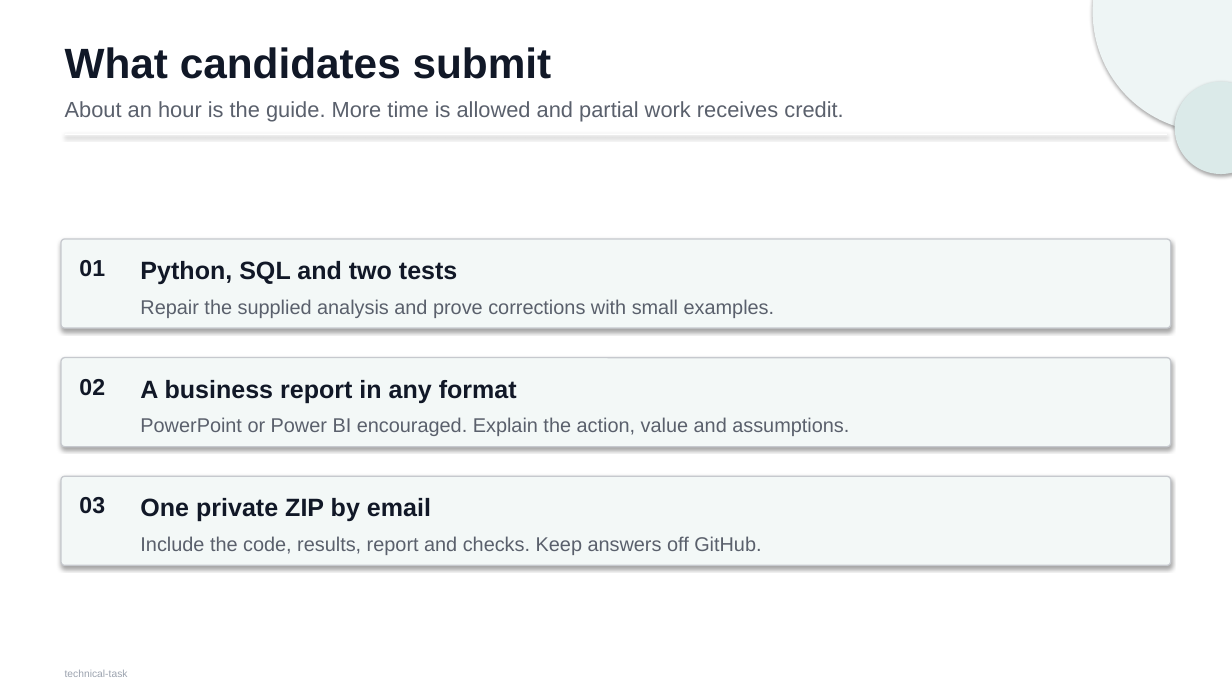
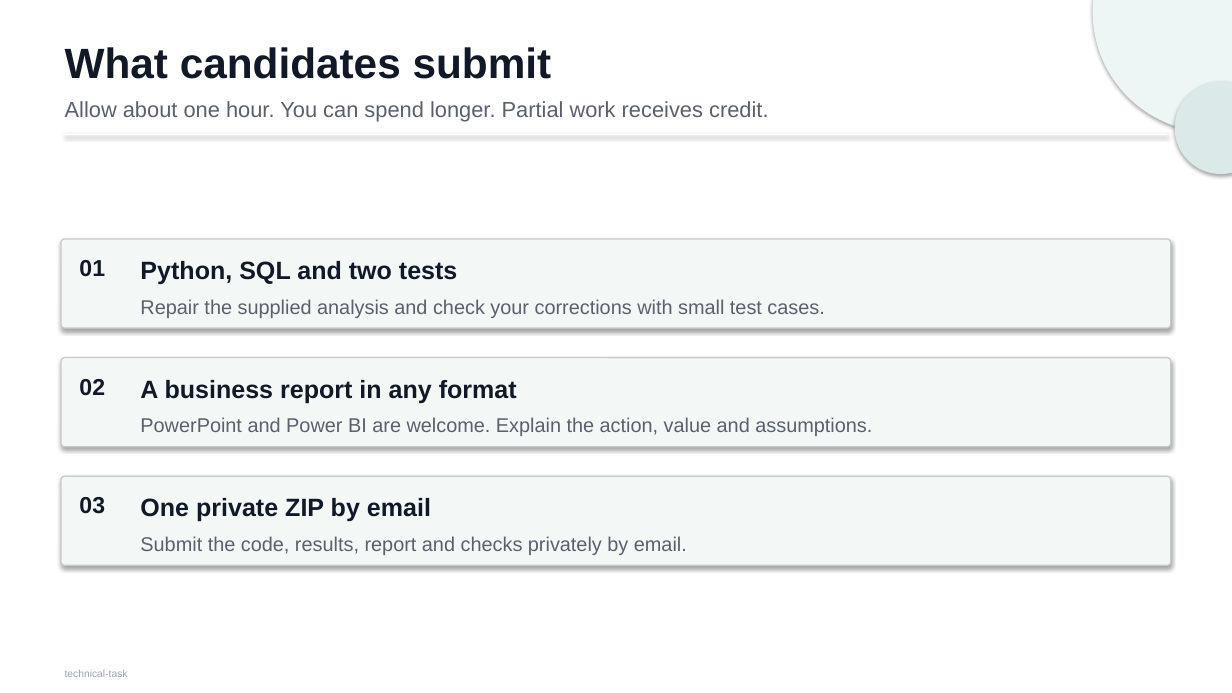
Before and after one commit to Jasonada13/ai-solutions-intern-task, a slide deck: slide 3 of docs/technical-task.pptx. Drawn at 1232x693 pixels with LibreOffice and Linux fonts; fonts in the diff are those of the drawing. Boxes give left, top, right and bottom in pixels: in the first picture for what was removed or moved away, otherwise in the second. Text is boxed around its words. In the diff, an @@ line names an element or a change of style, - is before the commit and + after.

```diff
--- a/docs/technical-task.pptx
+++ b/docs/technical-task.pptx
@@ text at (65,101,768,121): text changed @@
-About an hour is the guide. More time is allowed and partial work receives credit.
+Allow about one hour. You can spend longer. Partial work receives credit.
@@ text at (140,299,824,318): text changed @@
-Repair the supplied analysis and prove corrections with small examples.
+Repair the supplied analysis and check your corrections with small test cases.
@@ text at (140,417,872,436): text changed @@
-PowerPoint or Power BI encouraged. Explain the action, value and assumptions.
+PowerPoint and Power BI are welcome. Explain the action, value and assumptions.
@@ text at (140,536,687,555): text changed @@
-Include the code, results, report and checks. Keep answers off GitHub.
+Submit the code, results, report and checks privately by email.
```
Also in this commit, not shown: 5 other slides changed, 8 other files.
